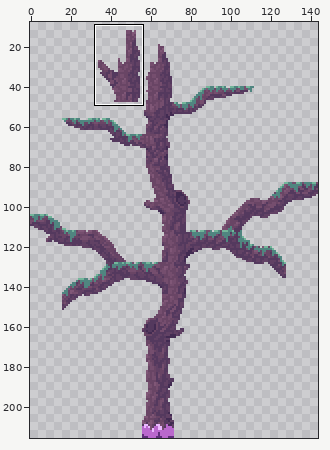
A pixel-art file gets an edit: res/image/aseprite/tree.aseprite. The picture above shows the old version from afar; the outline marks the close-up.
Close-up. The starting point:
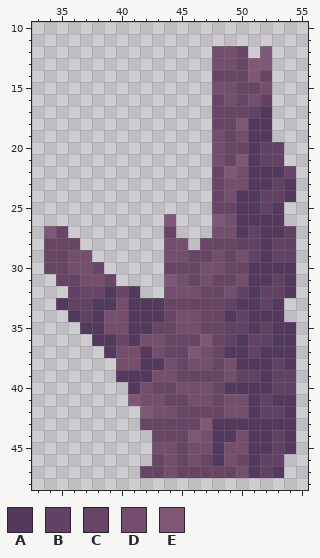
144x216 pixels, 1 frame. Shown: x 33..55, y 10..48. The wide view leaves out empty margins. The commit also changed other parts of the picture, which this record leaves out.
Visible layers, top first: "moss", "Layer 1".
Palette (. is transparent): A #54395e  B #614164  C #694565  D #754e6e  E #805777
Pixels before, first column x 34:
12 ..............DDC.E..
13 ..............DDCEE..
14 ..............CCCEC..
15 ..............DDCCD..
16 ..............CDCDB..
17 ..............CCCBA..
18 ..............CCEAA..
19 ..............DCDAA..
20 ..............DCCABB.
21 ..............DCEABB.
22 ..............CEDAAAC
23 ..............CDDAABA
24 ..............CDAABBA
25 ..............CCAABA.
26 ..........E...EDAAAA.
27 EC........C...DDABAAB
28 CCC.......DD.CCCBBABB
29 CCDD......DDCCDCDBABB
30 CCDDC.....CCCDDCCAAAA
31 .CCDDC....EDCDCCDAABA
32 ..BCCACA..DDDCCDBABBA
33 .ABBAADAAACCCCCBAABA.
34 ..ABADDAAACDDCCABAAA.
35 ...AADDAACCDDCCBBABAA
36 ....AACADDCCCECBABBAA
37 .....ADDADCCEDCAABAAA
38 ......DDAADCDDCDAAABA
39 ......AAADDCCCCDBBABB
40 .......ADCCDDDCAAAABB
41 .......EDDCCDDCDDABAA
42 ........EDDCCCCDDABBA
43 ........CCCCCEAAAAAAA
44 .........CCCEDAADAABA
45 .........DDCDDADDAABA
46 .........CDCDCADCABB.
47 ........CCDCCCCCDABA.
The result:
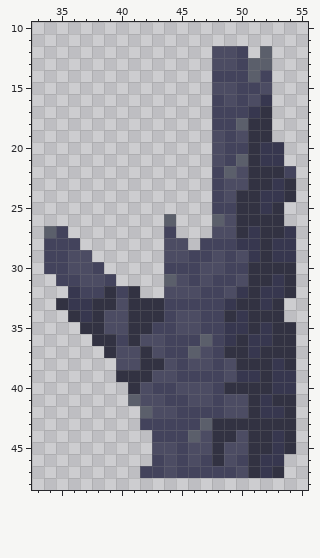
Difference:
colour A: #54395e -> #323242
colour B: #614164 -> #37374f
colour C: #694565 -> #43435c
colour D: #754e6e -> #4c4c63
colour E: #805777 -> #5b5f6b
Boxes around the changes in both close-ups, in picture pixels (x1, y1, x2, y2):
changed: (44, 46, 296, 478)
